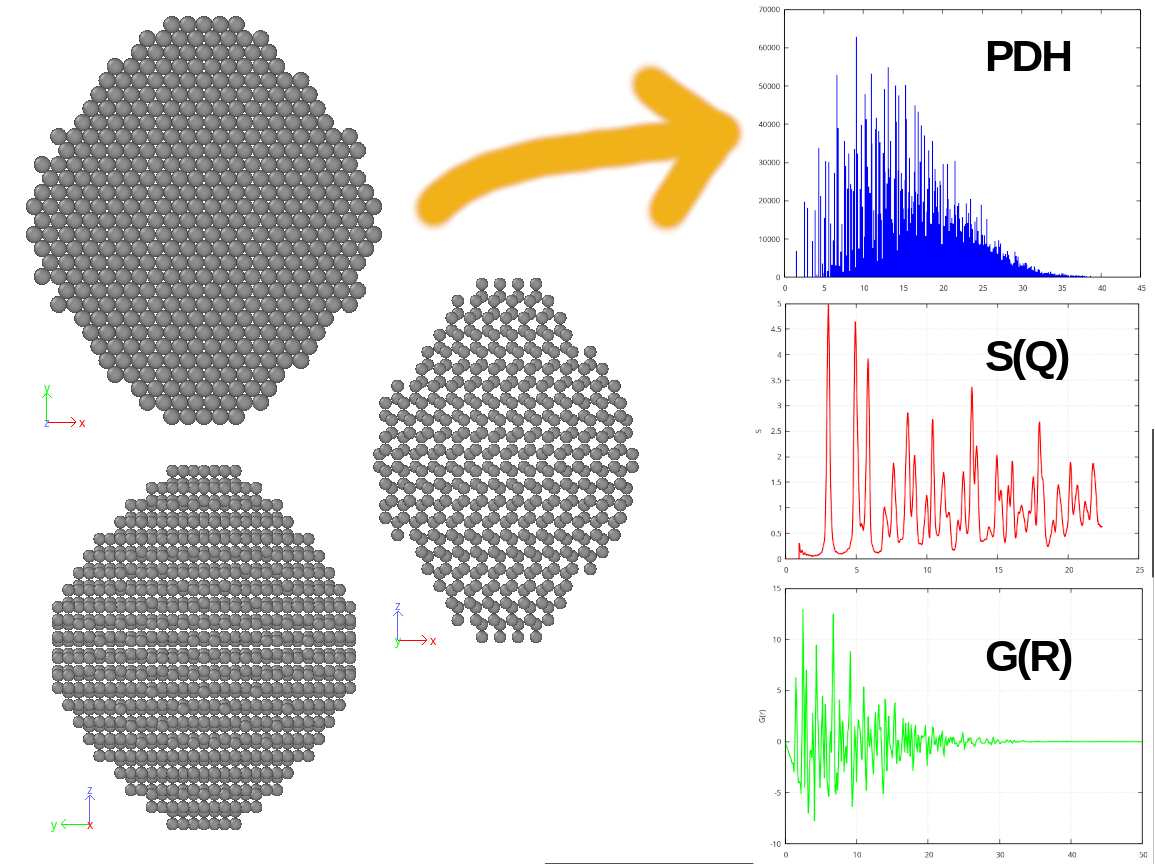
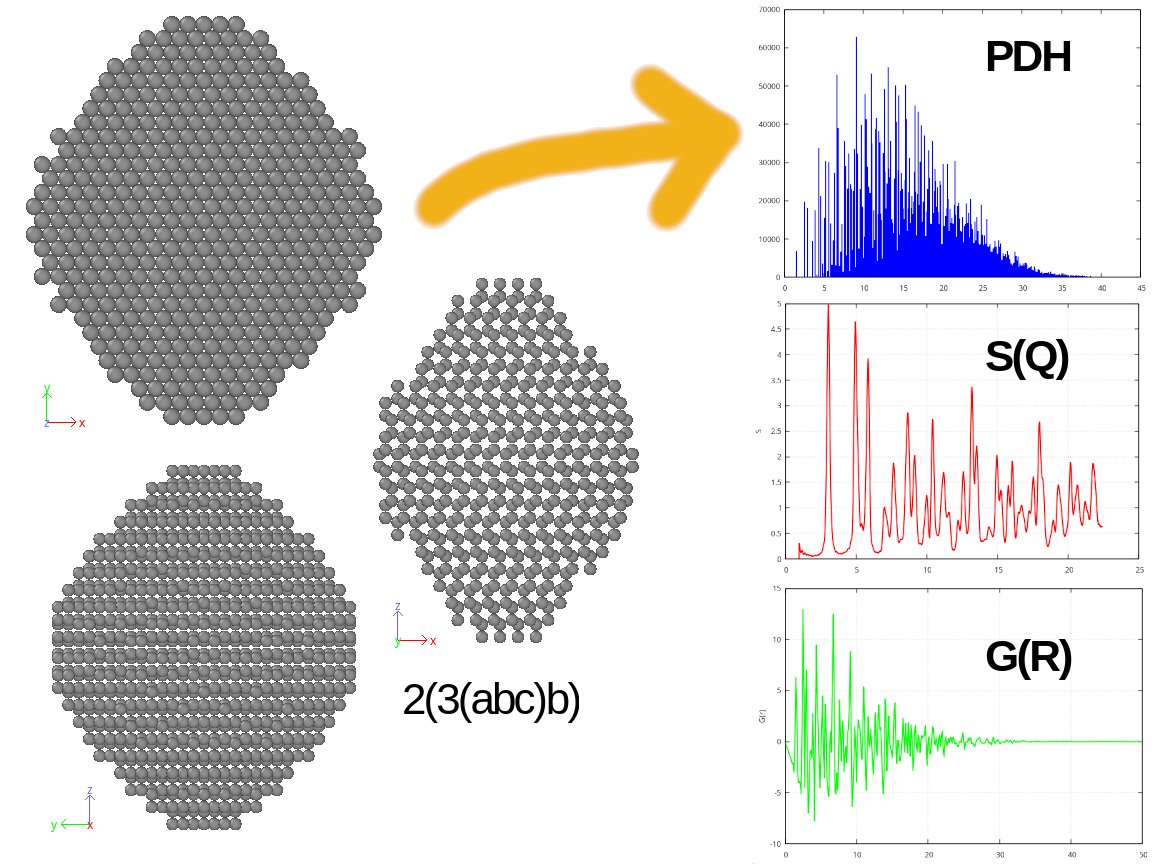
Before/after of a 1155 x 864 layered artwork. What changed in the layer stack:
added layer "2(3(abc)b)" above "seModel0.png" over [404, 682, 579, 723]
painted on "seModel0.png" over [80, 6, 1154, 864]
